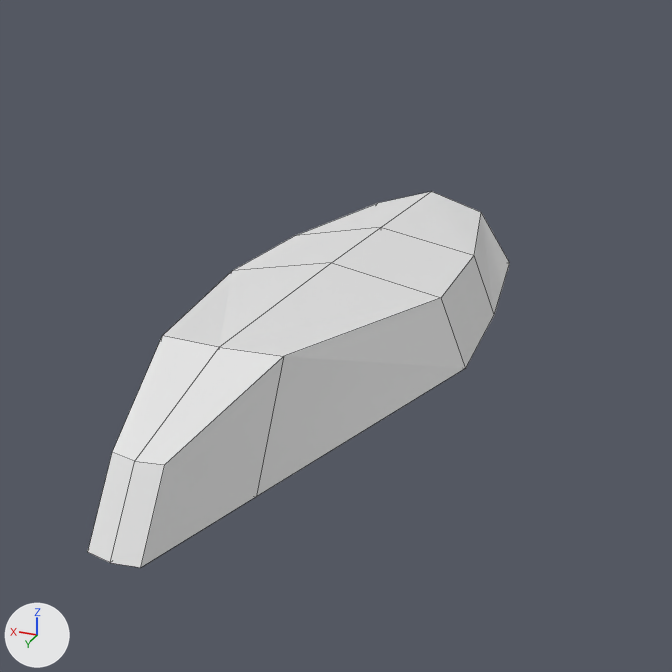
A saved change to the Blender file cygnet/cygnet.blend.
The view is the same before and after, from the file's camera 'Camera'. The lights are fixed; the arrows at lower left show +X, +Y and +Z. Mesh edges are drawn as thin lines. The same objects are shown in both versions, whatever each file hides.
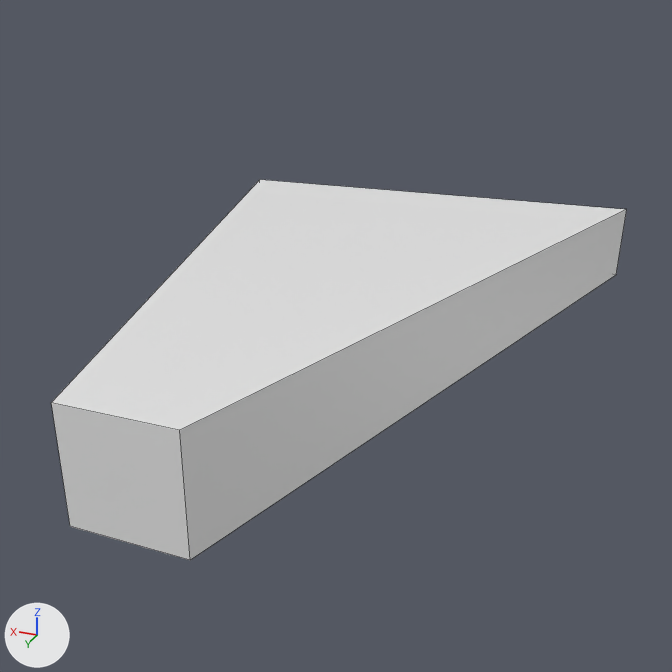
Pixel boxes [x1, y1, x2, y2] of what changed, in the pictures (672 x 672 px):
```json
{"object": "Cube.001", "change": "reshaped, moved, modifiers changed", "before": [88, 191, 510, 568], "after": [51, 180, 627, 560], "on screen": "36% wider"}
```

Scene script edits in JSON lines:
```json
{"block": "me_cube_001", "where": "# used by ob_cube_001; location = (-0.03, 7.36, 0.0)"}
{"op": "remove", "block": "me_cube_001", "code": "me_cube_001.from_pydata(...)  # 20 vertices, 18 faces; spans x 0.0..3.1, y -15.7..1.2, z -1.0..1.0"}
{"op": "add", "block": "me_cube_001", "code": "me_cube_001.from_pydata(...)  # 8 vertices, 6 faces; spans x -6.0..6.0, y -8.0..8.1, z -1.0..1.0"}
{"block": "me_cube_001", "change": "me_cube_001 part 1: the whole mesh is rebuilt"}
{"op": "remove", "block": "ob_cube_001", "code": "_m = ob_cube_001.modifiers.new('Mirror', 'MIRROR')"}
{"op": "remove", "block": "ob_cube_001", "code": "_m.use_clip = True"}
{"op": "remove", "block": "ob_cube_001", "code": "_m.use_mirror_merge = False"}
{"op": "set", "path": "ob_cube_001.location", "old": "(-0.03, 7.36, 0.0)", "new": "(0.0, 0.0, 0.0)"}
```
